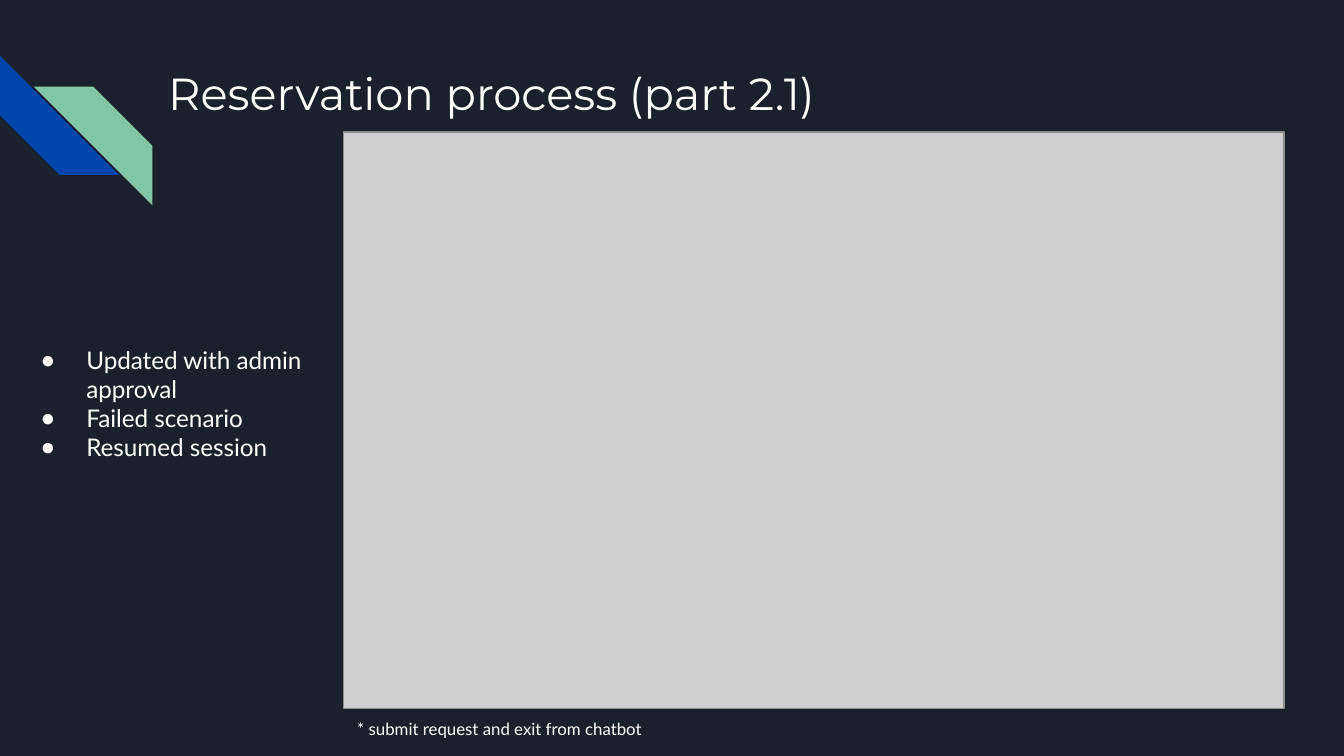
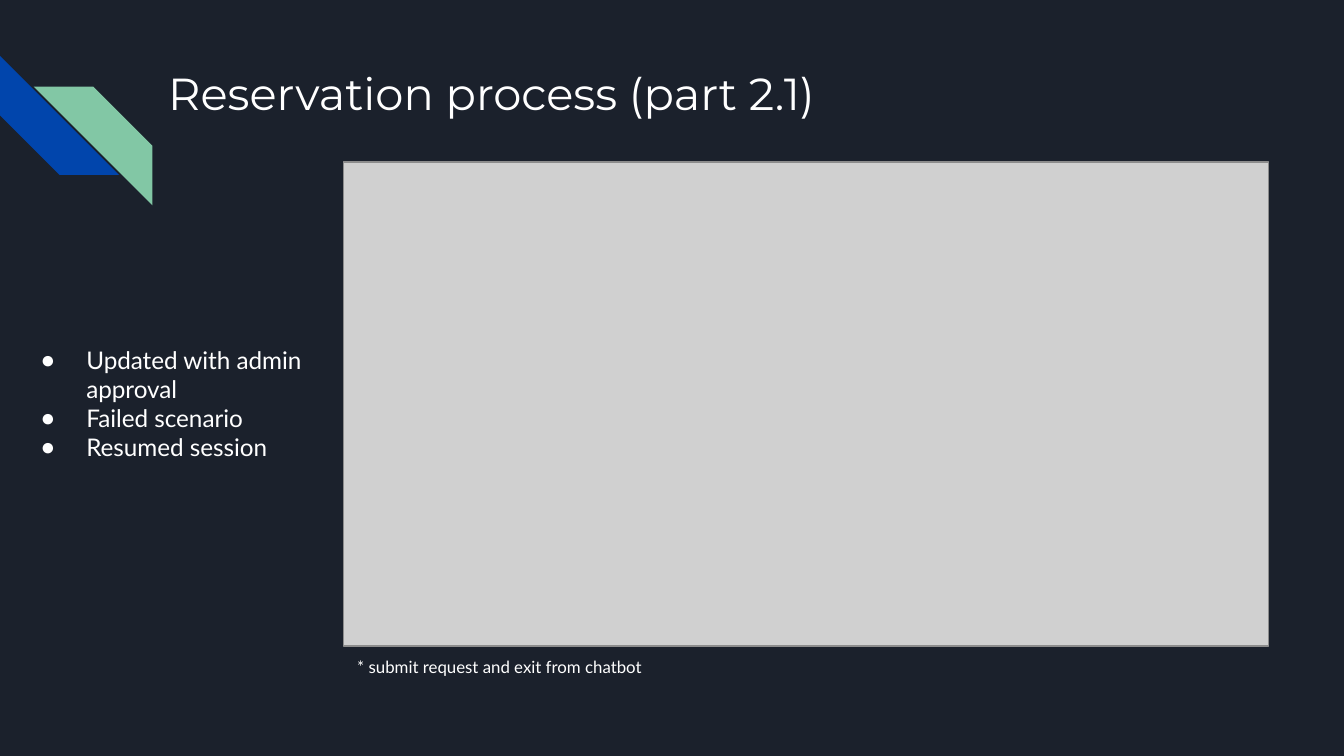
Before and after one commit to PavelKuropatin/parking-space-reservation-chatbot, a slide deck: slide 6 of presentation.pptx. Drawn at 1344x756 pixels with LibreOffice and Linux fonts; fonts in the diff are those of the drawing; grey boxes stand for pictures. Boxes give left, top, right and bottom in pixels: in the first picture for what was removed or moved away, otherwise in the second. Text is boxed around its words. In the diff, an @@ line names an element or a change of style, - is before the commit and + after.

```diff
--- a/presentation.pptx
+++ b/presentation.pptx
@@ picture: place and size @@
-picture at [344, 132, 1285, 708]
+picture at [344, 163, 1269, 646]
@@ text "* submit request and exit ...": place and size @@
-text "* submit request and exit ..." at [369, 722, 641, 738]
+text "* submit request and exit ..." at [369, 660, 641, 676]
```
Also in this commit, not shown: 4 other slides changed, 1 slide removed.
